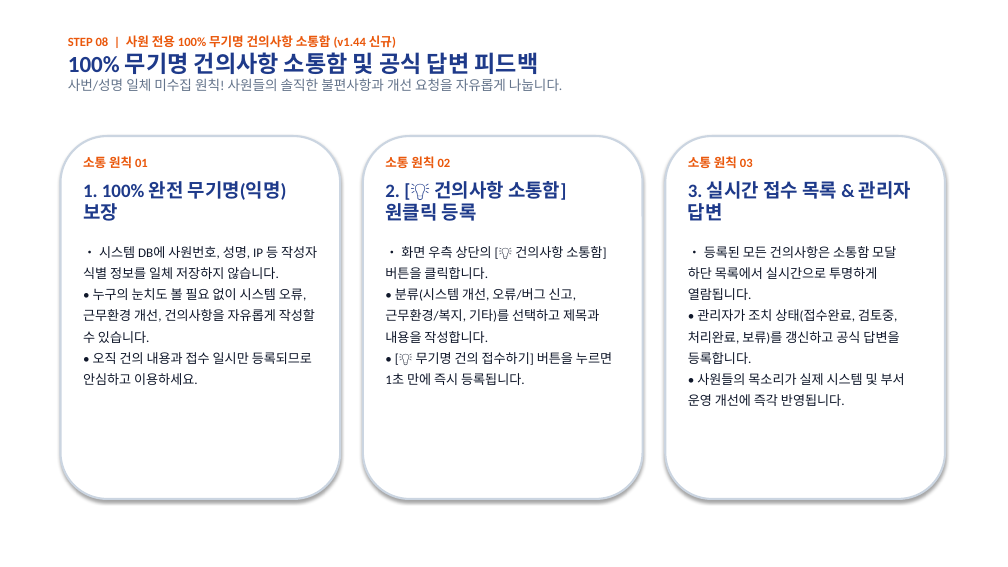
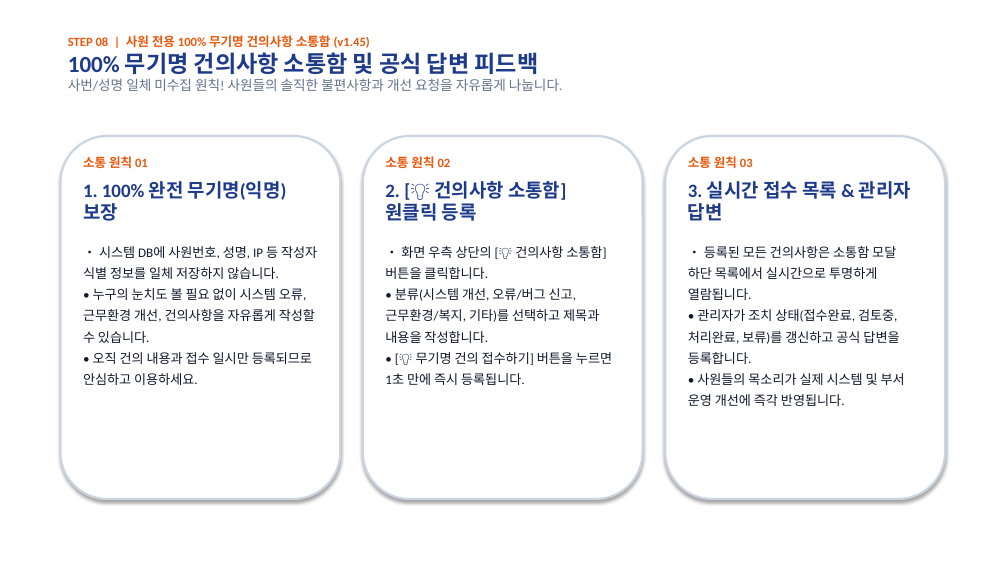
Before and after one commit to rorma34-lab/team-overtime-manager, a slide deck: slide 9 of Overtime_User_Manual.pptx. Drawn at 1008x567 pixels with LibreOffice and Linux fonts; fonts in the diff are those of the drawing. Boxes give left, top, right and bottom in pixels: in the first picture for what was removed or moved away, otherwise in the second. Text is boxed around its words. In the diff, an @@ line names an element or a change of style, - is before the commit and + after.

```diff
--- a/Overtime_User_Manual.pptx
+++ b/Overtime_User_Manual.pptx
@@ text at box(68, 35, 370, 48): text changed @@
-STEP 08 | 사원 전용 100% 무기명 건의사항 소통함 (v1.44 신규)
+STEP 08 | 사원 전용 100% 무기명 건의사항 소통함 (v1.45)
```
Also in this commit, not shown: 4 other slides changed, 7 other files.
